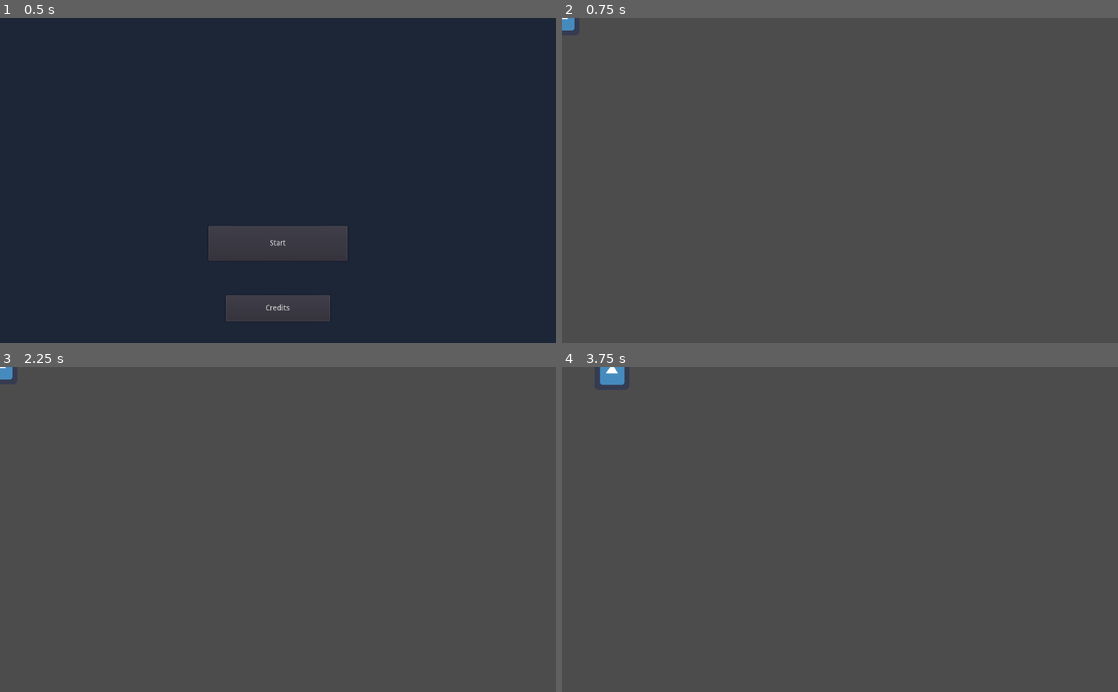
Above: before the commit, frames 1-4 (two rows, left to right).
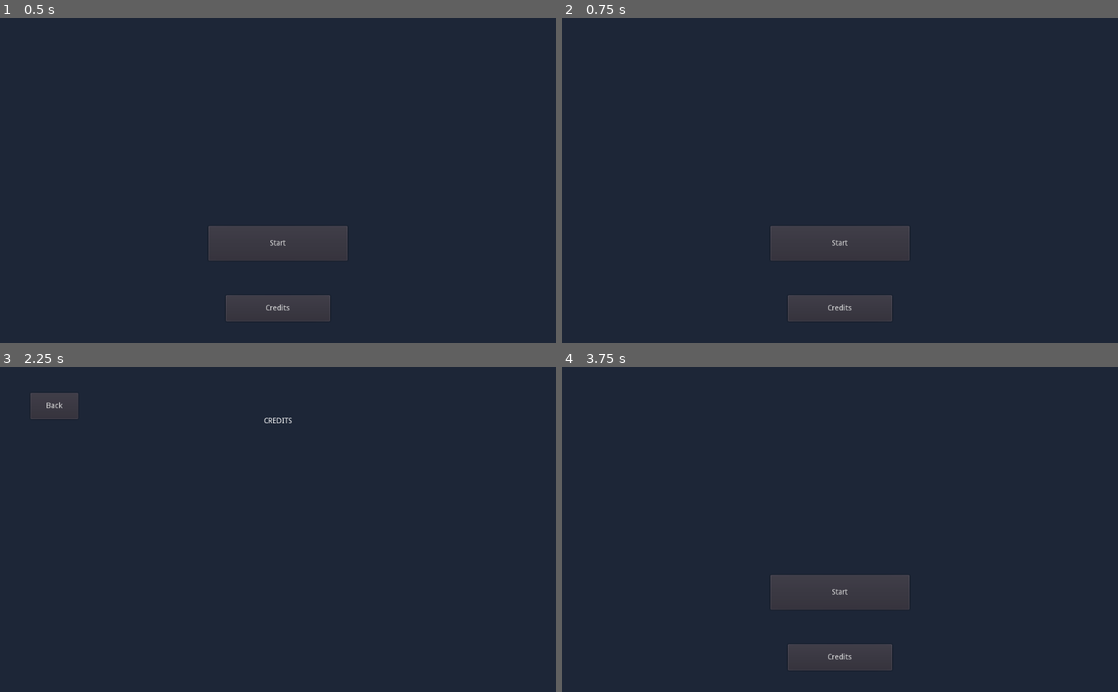
Above: after the commit, the same moments.

Repository: game-workers-cooperative/mechjam
Game: Godot game, scene res://scenes/Main Menu.tscn
The game is run twice, just before and just after one commit, with the same random seed, the same clock (stepped at 60 frames per second) and the same inputs. After the commit the project has no main scene; this scene is started directly in both runs. The engine's default icon, where the game draws it, is replaced by a stand-in: a white triangle on a blue panel in a dark square.
Inputs (mouse positions are in pixels of both pictures, inside the frame that each line leads up to):
- Up to frame 1 (0.5 s): no input
- Up to frame 2 (0.75 s): click "Start" at 0.5 s
- Up to frame 3 (2.25 s): click (278, 591) at 1.25 s, where only the run after the commit has a clickable "Start"; click (278, 656) at 2 s, where only the run after the commit has a clickable "Credits"
- Up to frame 4 (3.75 s): click (617, 406) at 2.75 s, where only the run after the commit has a clickable "Back"; tap Enter (ui_accept) at 3.5 s; move the mouse to (962, 513) at 3.52 s; hold Right (ui_right) from 3.53 s (still down); hold Enter (ui_accept) from 3.53 s (still down); click (962, 513) at 3.6 s

Frame 1 is identical in both runs. In frame 2, 96% of the frame differs, in the area x 0-100%, y 0-100%; in frame 3, 99%; in frame 4, 96%.

Commit message:
Revert "Added Command Support"
This reverts commit 1e3969aada507155df273508c28910df3bf03ebe.

Reverted to working stage

Diff:
--- a/objects/mecha/Mecha.gd
+++ b/objects/mecha/Mecha.gd
@@ -1,69 +1,30 @@
 extends KinematicBody2D
 
-signal move_finished
-
 export(Resource) var cockpit
-export(PackedScene) var weapon_scene
+export(Resource) var weapon
 export(String) var element
-export(Vector2) var tile_size = Vector2(64, 32)
 
 var SPEED = 250
 var MAX_HP = 10
 var HP = 10
 var ARMOR = 0
 
-var weapon
-
 var velocity = Vector2.ZERO
-var grid_pos = Vector2.ZERO
-
-var commands = [
-	{"method": "move", "parameters": Vector2.RIGHT},
-	{"method": "move", "parameters": Vector2.UP},
-	{"method": "move", "parameters": Vector2.RIGHT}
-]
-
-onready var tween = $Tween
 
 func _ready() -> void:
-	global_position = cart_to_iso(grid_pos)
-
 	if cockpit:
 		var specs = cockpit.get_specs()
 		for spec in specs:
 			self[spec] += specs[spec]
 
-func _input(event: InputEvent) -> void:
-	if not event.is_pressed(): return
+func _physics_process(_delta: float) -> void:
+	var input_vector = Vector2.ZERO
+	input_vector.x = Input.get_action_strength("ui_right") - Input.get_action_strength("ui_left")
+	input_vector.y = Input.get_action_strength("ui_down") - Input.get_action_strength("ui_up")
+	input_vector = input_vector.normalized()
 
-	var input_dir = Vector2.ZERO
+	velocity = input_vector * SPEED
+	velocity = move_and_slide(velocity, Vector2.UP)
 
-	if event.is_action_pressed("ui_right"):
-		input_dir.x += 1
-	elif event.is_action_pressed("ui_left"):
-		input_dir.x -= 1
-
-	if event.is_action_pressed("ui_down"):
-		input_dir.y += 1
-	elif event.is_action_pressed("ui_up"):
-		input_dir.y -= 1
-
-	if event.is_action_pressed("ui_accept"): execute()
-
-	move(input_dir)
-
-func execute() -> void:
-	for command in commands:
-		call(command.method, command.parameters)
-
-func move(dir: Vector2) -> void:
-	grid_pos += dir
-
-	tween.interpolate_property(self, "global_position", global_position, cart_to_iso(grid_pos) * tile_size, 0.5, Tween.TRANS_SINE, Tween.EASE_IN_OUT)
-	tween.start()
-
-	yield(tween, "tween_all_completed")
-	emit_signal("move_finished")
-
-func cart_to_iso(pos: Vector2):
-	return Vector2(pos.x - pos.y, (pos.y + pos.x)/2.0)
+	if Input.is_action_just_pressed("lmb"):
+		print("Shoot")
--- a/objects/mecha/Mecha.tscn
+++ b/objects/mecha/Mecha.tscn
@@ -16,5 +16,3 @@
 
 [node name="CollisionShape2D" type="CollisionShape2D" parent="."]
 shape = SubResource( 1 )
-
-[node name="Tween" type="Tween" parent="."]
--- a/objects/weapons/BaseballBat.gd
+++ /dev/null
@@ -1,22 +0,0 @@
-extends Area2D
-
-onready var collider = $CollisionShape2D
-onready var tween = $Tween
-
-func _ready() -> void:
-	collider.set_disabled(true)
-
-func attack() -> void:
-	collider.set_disabled(false)
-
-	tween.interpolate_property(self, "rotation", -90, 90, 0.25, Tween.TRANS_SINE, Tween.EASE_IN_OUT)
-	tween.start()
-
-	yield(tween, "tween_all_completed")
-
-	tween.interpolate_property(self, "rotation", 90, -90, 0.25, Tween.TRANS_SINE, Tween.EASE_IN_OUT)
-	tween.start()
-
-	yield(tween, "tween_all_completed")
-
-	collider.set_disabled(true)
--- a/objects/weapons/BaseballBat.tscn
+++ /dev/null
@@ -1,22 +0,0 @@
-[gd_scene load_steps=4 format=2]
-
-[ext_resource path="res://assets/sprites/baseball_bat.png" type="Texture" id=1]
-[ext_resource path="res://objects/weapons/BaseballBat.gd" type="Script" id=2]
-
-[sub_resource type="CapsuleShape2D" id=1]
-radius = 8.0
-height = 16.0
-
-[node name="BaseballBat" type="Area2D"]
-script = ExtResource( 2 )
-
-[node name="Sprite" type="Sprite" parent="."]
-position = Vector2( 8, 0 )
-texture = ExtResource( 1 )
-
-[node name="CollisionShape2D" type="CollisionShape2D" parent="."]
-position = Vector2( 8, 0 )
-rotation = 1.5708
-shape = SubResource( 1 )
-
-[node name="Tween" type="Tween" parent="."]
--- a/project.godot
+++ b/project.godot
@@ -21,7 +21,6 @@
 [application]
 
 config/name="mechjam"
-run/main_scene="res://scenes/Main Menu.tscn"
 config/icon="res://icon.png"
 
 [input]
@@ -54,3 +53,8 @@
 , Object(InputEventKey,"resource_local_to_scene":false,"resource_name":"","device":0,"alt":false,"shift":false,"control":false,"meta":false,"command":false,"pressed":false,"scancode":83,"unicode":0,"echo":false,"script":null)
  ]
 }
+lmb={
+"deadzone": 0.5,
+"events": [ Object(InputEventMouseButton,"resource_local_to_scene":false,"resource_name":"","device":0,"alt":false,"shift":false,"control":false,"meta":false,"command":false,"button_mask":0,"position":Vector2( 0, 0 ),"global_position":Vector2( 0, 0 ),"factor":1.0,"button_index":1,"pressed":false,"doubleclick":false,"script":null)
+ ]
+}
--- a/scenes/Game.gd
+++ /dev/null
@@ -1,18 +0,0 @@
-extends Node2D
-
-var commands = [
-	{"method": "move", "parameters": Vector2.RIGHT},
-	{"method": "move", "parameters": Vector2.UP},
-	{"method": "move", "parameters": Vector2.RIGHT}
-]
-
-onready var mecha = $Mecha
-
-# Called when the node enters the scene tree for the first time.
-func _ready() -> void:
-	execute_commands()
-
-func execute_commands():
-	for command in commands:
-		mecha.call(command.method, command.parameters)
-		yield(mecha, "move_finished")
--- a/scenes/Game.tscn
+++ /dev/null
@@ -1,10 +0,0 @@
-[gd_scene load_steps=3 format=2]
-
-[ext_resource path="res://objects/mecha/Mecha.tscn" type="PackedScene" id=1]
-[ext_resource path="res://scenes/Game.gd" type="Script" id=2]
-
-[node name="Game" type="Node2D"]
-script = ExtResource( 2 )
-
-[node name="Mecha" parent="." instance=ExtResource( 1 )]
-position = Vector2( 96, 96 )
--- a/scenes/Main Menu.tscn
+++ b/scenes/Main Menu.tscn
@@ -34,7 +34,7 @@
 __meta__ = {
 "_edit_use_anchors_": false
 }
-target_scene = "res://objects/mecha/Mecha.tscn"
+target_scene = "res://scenes/Main Menu.tscn"
 
 [node name="Credits" type="Button" parent="ButtonHolder"]
 anchor_top = 0.5
--- a/scenes/Test.tscn
+++ /dev/null
@@ -1,7 +0,0 @@
-[gd_scene load_steps=2 format=2]
-
-[ext_resource path="res://objects/mecha/Mecha.tscn" type="PackedScene" id=2]
-
-[node name="Test" type="Node2D"]
-
-[node name="Mecha" parent="." instance=ExtResource( 2 )]
Binary file removed: assets/sprites/baseball_bat.png
Not shown, removed: assets/sprites/baseball_bat.png.import
Binary file removed: assets/sprites/tileset.png
Not shown, removed: assets/sprites/tileset.png.import
